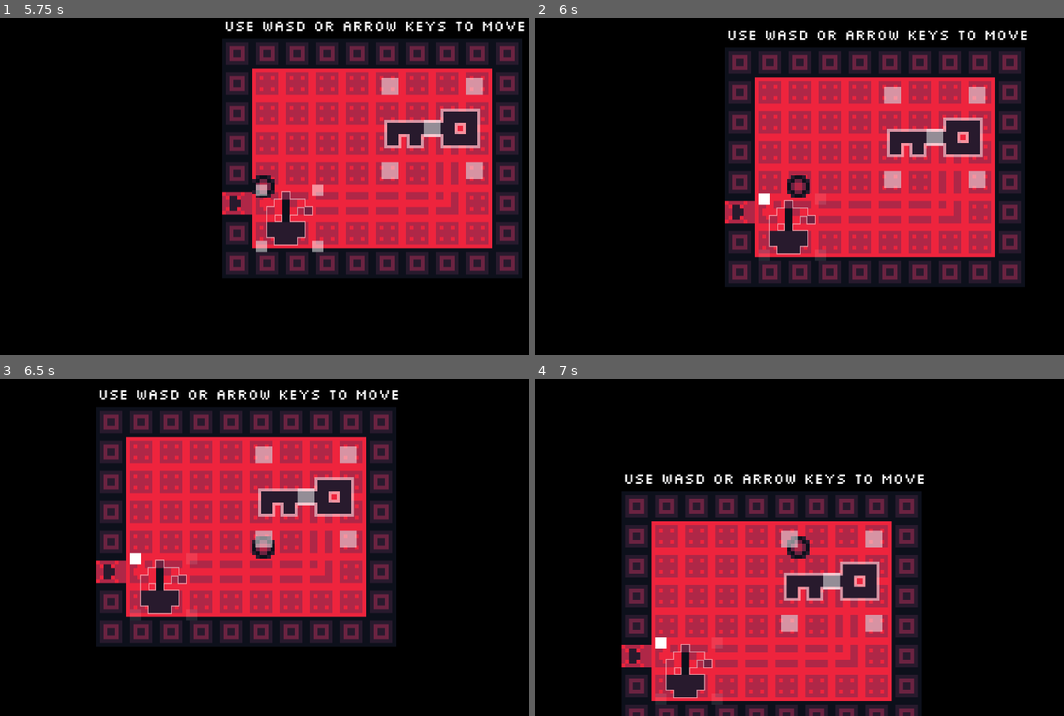
Above: before the commit, frames 1-4 (two rows, left to right).
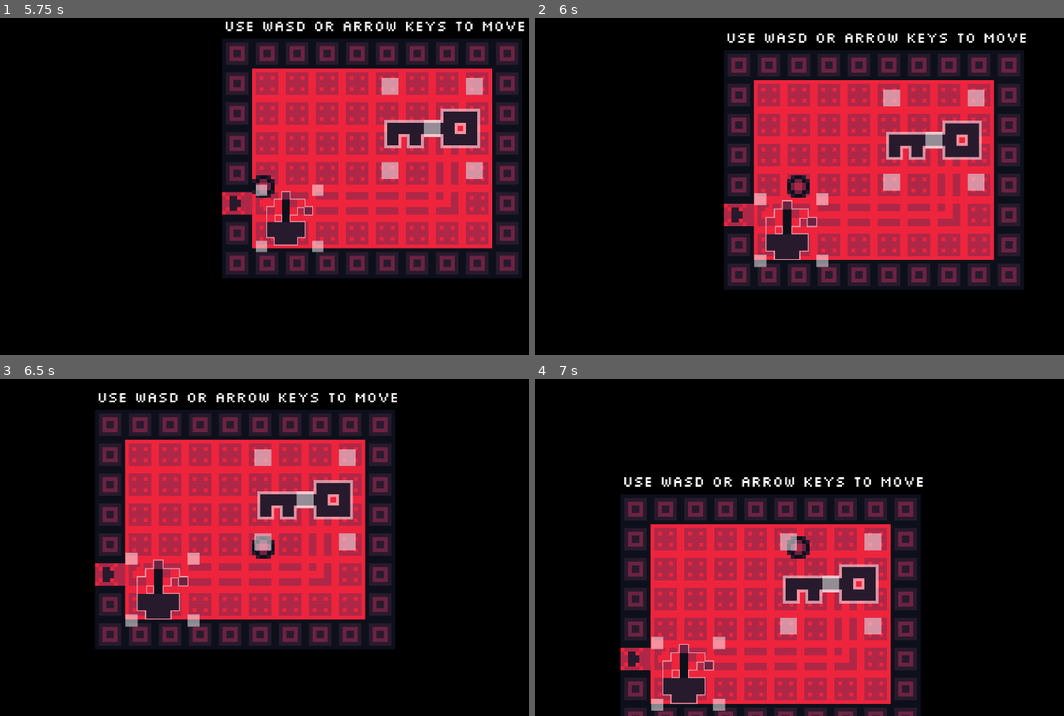
Above: after the commit, the same moments.

Repository: GriffinBaxter/Scaled-To-Nothing
Game: Godot game, scene res://Scenes/main.tscn
The game is run twice, just before and just after one commit, with the same random seed, the same clock (stepped at 60 frames per second) and the same inputs.
Inputs (mouse positions are in pixels of both pictures, inside the frame that each line leads up to):
- Up to frame 1 (5.75 s): tap Enter at 0.5, 5 s; move the mouse to (322, 156) at 0.52 s; press the mouse at (322, 156) at 0.53 s; hold D (right) 0.53-1.28 s; move the mouse to (74, 247) at 1.27 s; release the mouse at (74, 247) at 1.28 s; hold S (down) 1.28-2.03 s; click (74, 247) at 1.35 s; tap Space at 2 s; move the mouse to (322, 112) at 2.02 s; press the mouse at (322, 112) at 2.03 s; hold D (right) 2.03-2.78 s; move the mouse to (232, 253) at 2.77 s; release the mouse at (232, 253) at 2.78 s; hold W (up) 2.78-3.53 s; click (232, 253) at 2.85 s; move the mouse to (444, 237) at 3.52 s; press the mouse at (444, 237) at 3.53 s; hold A (left) 3.53-5.03 s; move the mouse to (84, 135) at 4.27 s; release the mouse at (84, 135) at 4.28 s; click (84, 135) at 4.35 s; move the mouse to (290, 186) at 5.02 s; press the mouse at (290, 186) at 5.03 s; hold S (down) from 5.03 s (still down)
- Up to frame 2 (6 s): move the mouse to (709, 102) at 5.77 s; release S (down) at 5.78 s; release the mouse at (709, 102) at 5.78 s; hold D (right) from 5.78 s (still down); click (709, 102) at 5.85 s
- Up to frame 3 (6.5 s): keep holding D (right)
- Up to frame 4 (7 s): move the mouse to (931, 530) at 6.52 s; release D (right) at 6.53 s; press the mouse at (931, 530) at 6.53 s; hold W (up) from 6.53 s (still down)

Frame 1 is identical in both runs. In frame 2, 16% of the frame differs, in the area x 35-94%, y 3-81%; in frame 3, 16%; in frame 4, 15%.

Commit message:
Minor adjustment to scaling when already left clicking

Diff:
--- a/Scripts/object_scaling.gd
+++ b/Scripts/object_scaling.gd
@@ -143,15 +143,14 @@
 
 
 func _process(delta: float) -> void:
-	if Input.is_action_just_pressed("left_mouse") and mouse_entered_object:
-		currently_scaling_or_positioning = true
-	elif Input.is_action_just_released("left_mouse"):
+	if Input.is_action_just_released("left_mouse"):
 		currently_scaling_or_positioning = false
 
-	if (
+	elif (
 		Input.is_action_pressed("left_mouse")
 		and (mouse_entered_object or currently_scaling_or_positioning)
 	):
+		currently_scaling_or_positioning = true
 		var global_mouse_position = get_global_mouse_position()
 		var to_scale = Vector2(current_scale_amount * delta, current_scale_amount * delta)
 		if selected_corner == CornerPos.MIDDLE:
